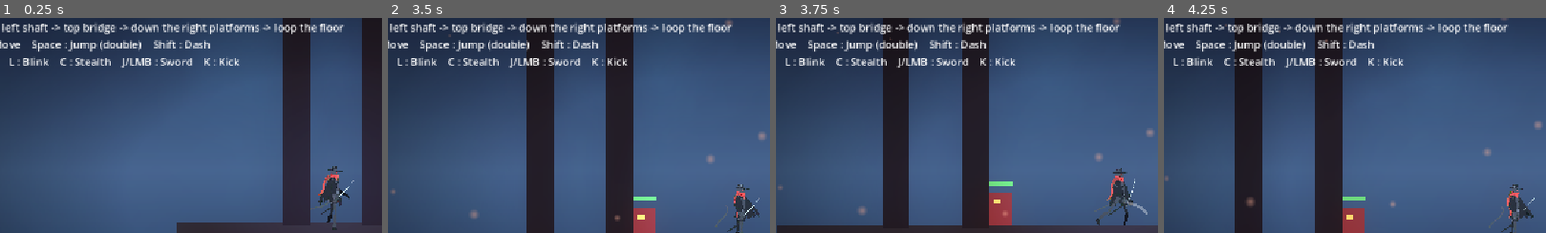
Above: before the commit, frames 1-4 (left to right).
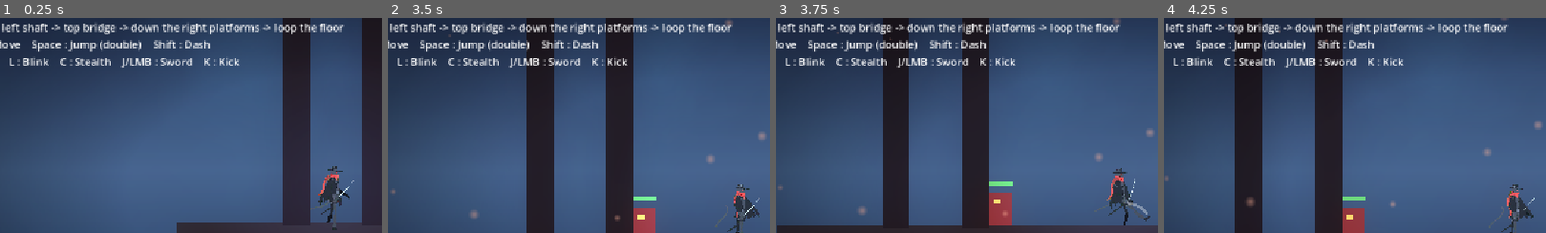
Above: after the commit, the same moments.

Repository: perjoom-sketch/red-shadow
Game: Godot game, scene res://scenes/Main.tscn
Same seed, same stepped clock (60 frames per second), same inputs: the game is played once before the commit and once after it.
Inputs:
- Up to frame 1 (0.25 s): no input
- Up to frame 2 (3.5 s): hold Right (move_right) 0.53-2.03 s; tap J (attack) at 0.6 s; tap Space (jump) at 0.77, 1.52, 3.02 s; tap L (blink) at 1.35 s; hold Left (move_left) 2.03-2.78 s; tap Shift (dash) at 2.1 s; hold Right (move_right) from 2.78 s (still down); tap Down (flip) at 2.85 s
- Up to frame 3 (3.75 s): keep holding Right (move_right); tap K (kick) at 3.6 s
- Up to frame 4 (4.25 s): keep holding Right (move_right); tap Space (jump) at 3.77 s
The pictures show only the part of the screen within x 6-56%, y 10-60%; the shares and areas given below are measured in that part.

Frames 1-2 are identical in both runs. In frame 3, 0.2% of the frame differs, in the area x 83-98%, y 82-97%; in frame 4, nothing differs.

Commit message:
Flip kick leg rotation signs (NearThigh/NearShin)

Diff:
--- a/scenes/PlayerRig.tscn
+++ b/scenes/PlayerRig.tscn
@@ -171,7 +171,7 @@
 "times": PackedFloat32Array(0, 0.07, 0.15, 0.26),
 "transitions": PackedFloat32Array(1, 1, 1, 1),
 "update": 0,
-"values": [0.0, 0.4, 0.8, 0.0]
+"values": [0.0, -0.4, -0.8, 0.0]
 }
 tracks/1/type = "value"
 tracks/1/imported = false
@@ -183,7 +183,7 @@
 "times": PackedFloat32Array(0, 0.07, 0.15, 0.26),
 "transitions": PackedFloat32Array(1, 1, 1, 1),
 "update": 0,
-"values": [0.0, 0.6, -0.1, 0.0]
+"values": [0.0, -0.6, 0.1, 0.0]
 }
 tracks/2/type = "value"
 tracks/2/imported = false
